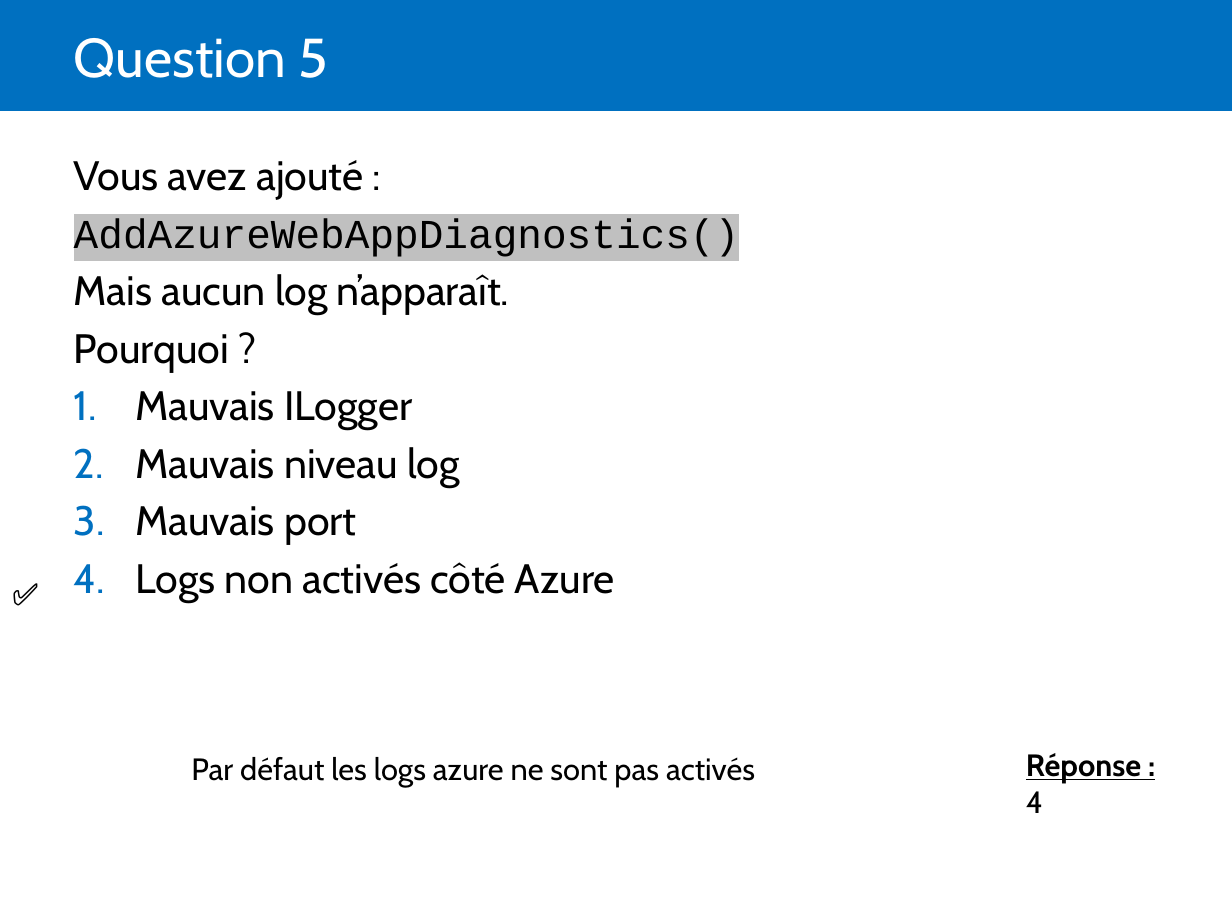
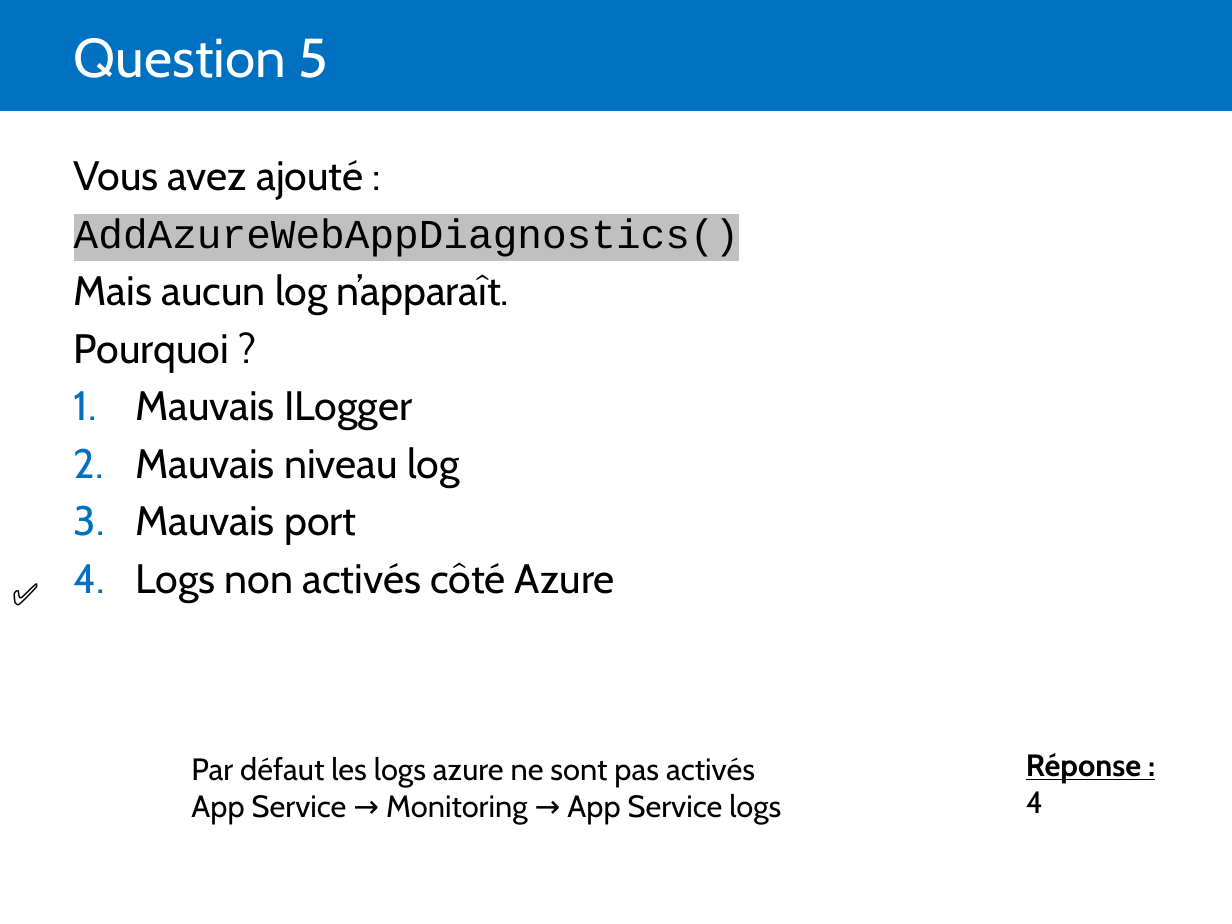
Before and after one commit to Sybaris-Classroom/az-204, a slide deck: slide 57 of Quiz/Quiz.pptx. Drawn at 1232x924 pixels with LibreOffice and Linux fonts; fonts in the diff are those of the drawing. Boxes give left, top, right and bottom in pixels: in the first picture for what was removed or moved away, otherwise in the second. Text is boxed around its words. In the diff, an @@ line names an element or a change of style, - is before the commit and + after.

```diff
--- a/Quiz/Quiz.pptx
+++ b/Quiz/Quiz.pptx
@@ text at [191,757,781,823]: text changed @@
-Par défaut les logs azure ne sont pas activés
+Par défaut les logs azure ne sont pas activés
+App Service → Monitoring → App Service logs
```
Also in this commit, not shown: 2 other slides changed, 26 slides added, 43 other files.
